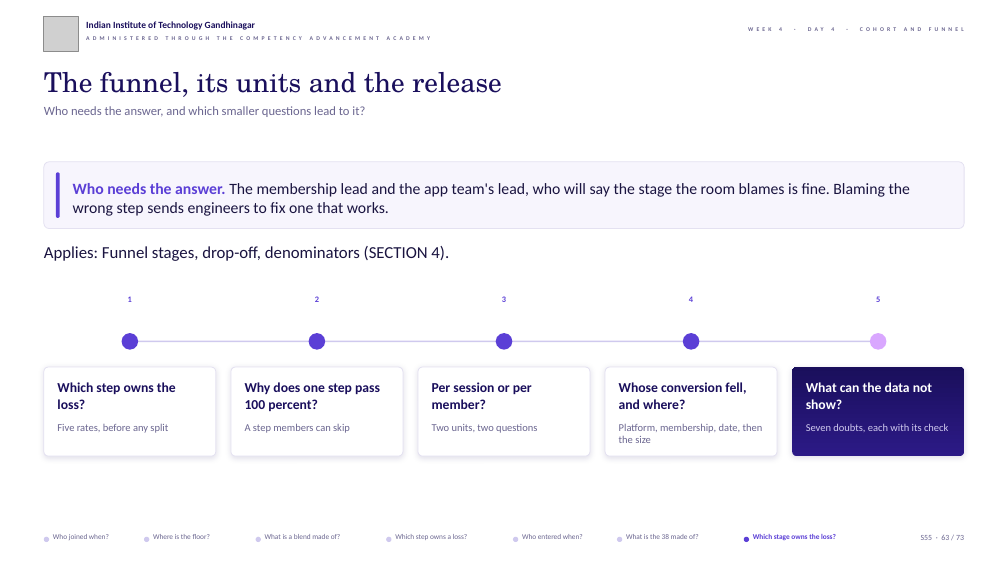
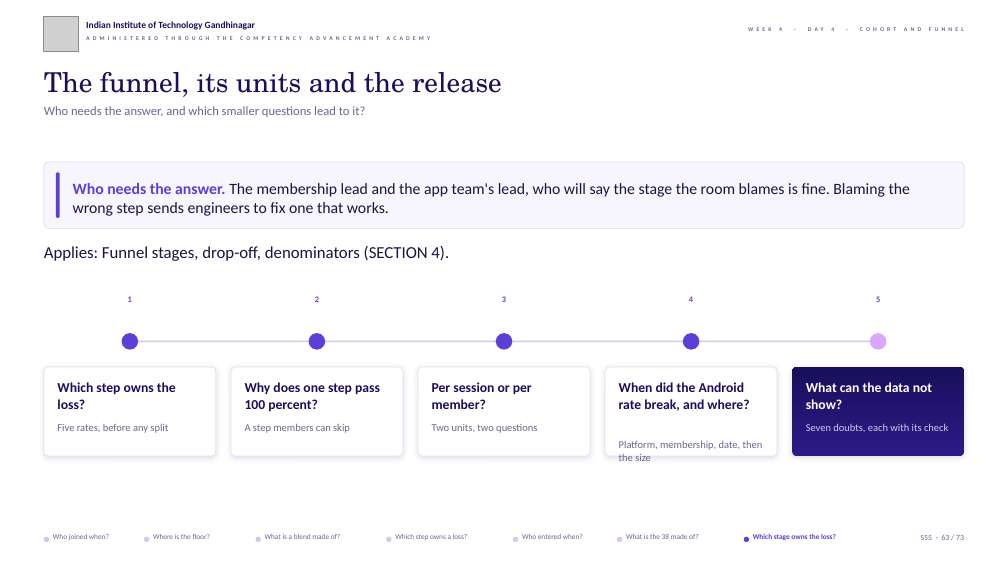
Before and after one commit to fde-academy-lab/c2-content-factory, a slide deck: slide 63 of content/W04/D4/slides/C2_W04_D04_half1_STUDENT.pptx. Drawn at 1008x567 pixels with LibreOffice and Linux fonts; fonts in the diff are those of the drawing; grey boxes stand for pictures; background and template pictures are left out. Boxes give left, top, right and bottom in pixels: in the first picture for what was removed or moved away, otherwise in the second. Text is boxed around its words. In the diff, an @@ line names an element or a change of style, - is before the commit and + after.

```diff
--- a/content/W04/D4/slides/C2_W04_D04_half1_STUDENT.pptx
+++ b/content/W04/D4/slides/C2_W04_D04_half1_STUDENT.pptx
@@ text at (619,382,749,411): text changed @@
-Whose conversion fell, and where?
+When did the Android rate break, and where?
@@ text "Platform, membership, date, then the ...": place and size @@
-text "Platform, membership, date, then the ..." at (619,423,763,443)
+text "Platform, membership, date, then the ..." at (619,440,763,461)
```
Also in this commit, not shown: 2 other slides changed, 8 other files.
